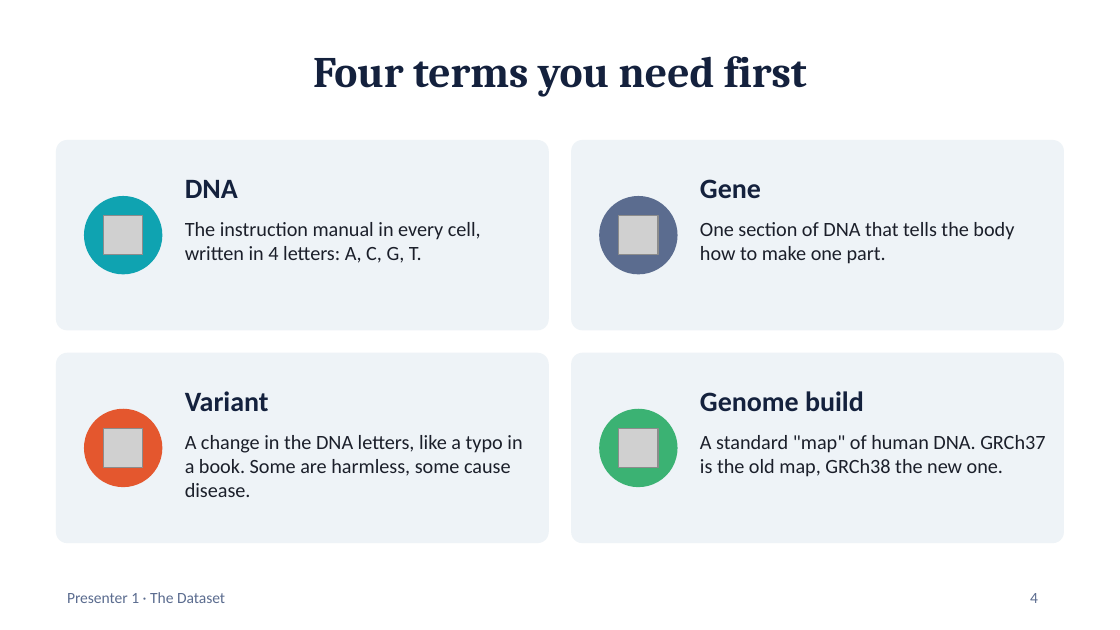
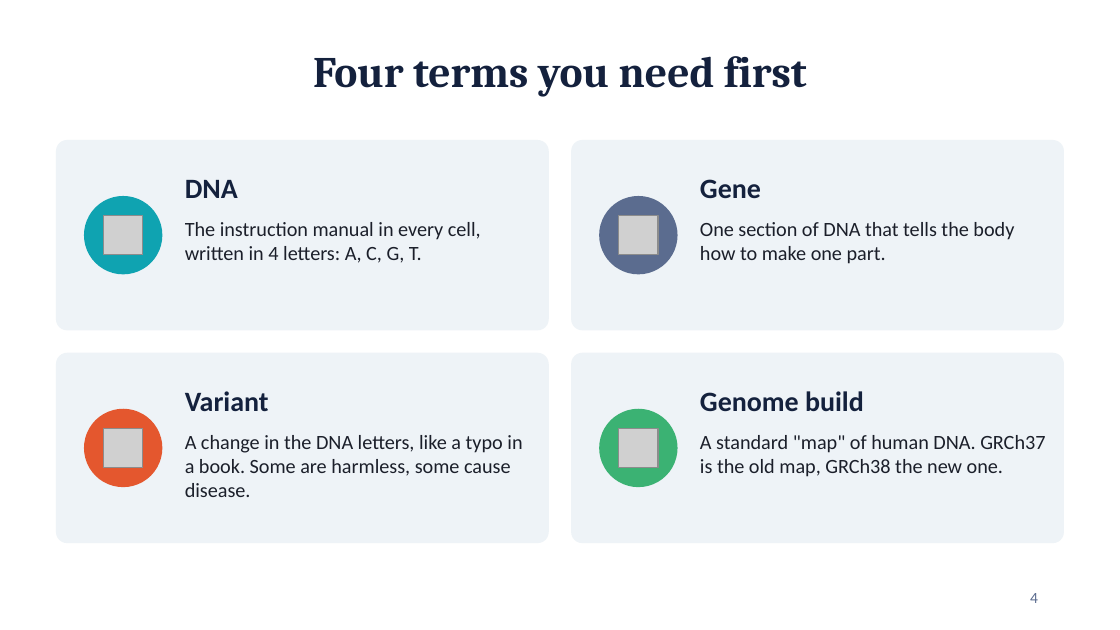
Before and after one commit to yeruka-ui/ClinVar-Data-Analysis, a slide deck: slide 4 of ClinVar_Project_Report.pptx. Drawn at 1120x630 pixels with LibreOffice and Linux fonts; fonts in the diff are those of the drawing; grey boxes stand for pictures. Boxes give left, top, right and bottom in pixels: in the first picture for what was removed or moved away, otherwise in the second. Text is boxed around its words. In the diff, an @@ line names an element or a change of style, - is before the commit and + after.

```diff
--- a/ClinVar_Project_Report.pptx
+++ b/ClinVar_Project_Report.pptx
@@ text removed at bbox=[67, 592, 225, 603] @@
-Presenter 1 · The Dataset
```
Also in this commit, not shown: 21 other slides changed.
